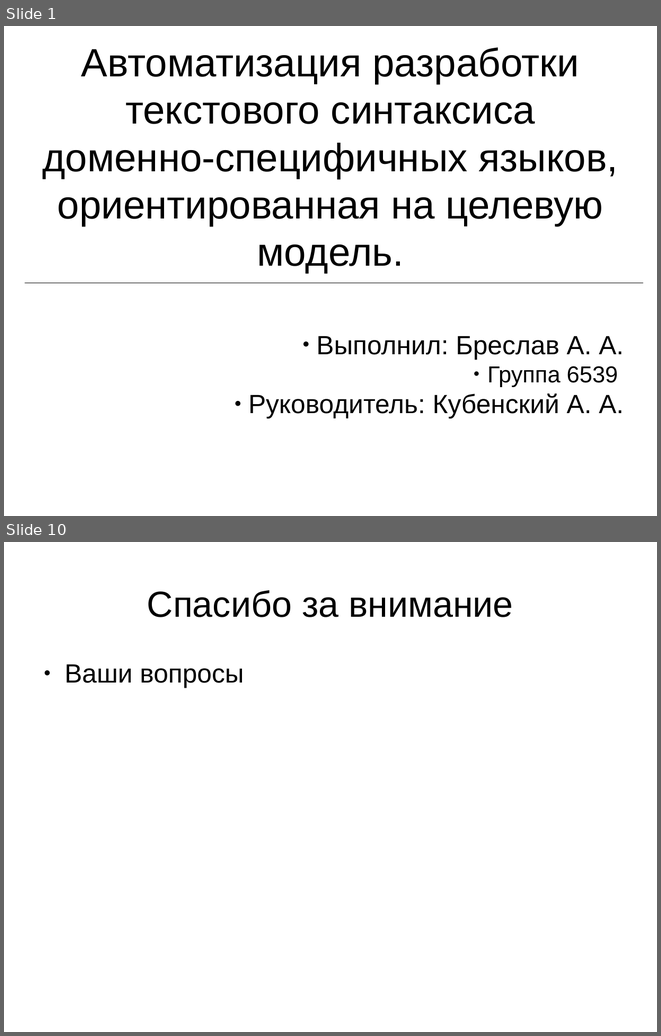
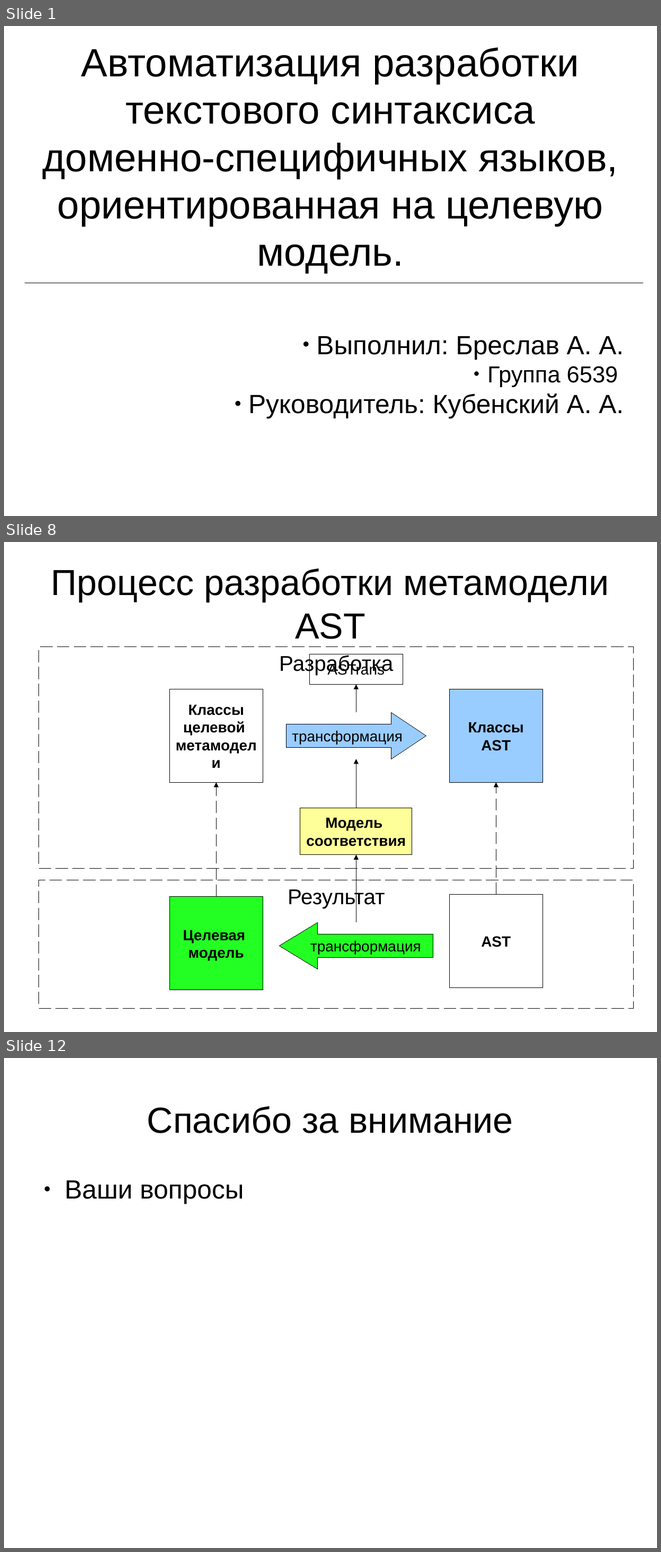
Before and after one commit to abreslav-from-google-code/abreslav, a slide deck: astrans/thesis.rus/Презентация.odp. Shown one above the other, each under a label of ours: slides 1 and 10 before the commit, slides 1, 8 and 12 after it; the slides between them are not shown. The pictures are 661x1036 and 661x1552 pixels, drawn with LibreOffice and Linux fonts; fonts in the diff are those of the drawing. Boxes give left, top, right and bottom in pixels: in the first picture for what was removed or moved away, otherwise in the second. Text is boxed around its words. In the diff, an @@ line names an element or a change of style, - is before the commit and + after.

```diff
--- a/astrans/thesis.rus/Презентация.odp
+++ b/astrans/thesis.rus/Презентация.odp
@@ slide 8 added at (x1=4, y1=542, x2=657, y2=1032), background #FFFFFF @@
@@ title added at (x1=51, y1=568, x2=609, y2=639), 44 pt, text #000000 @@
+Процесс разработки метамодели AST
@@ rectangle added at (x1=39, y1=647, x2=634, y2=868), outline #000000 0 pt, 26 pt, text #000000 @@
+Разработка
@@ rectangle added at (x1=310, y1=654, x2=403, y2=684), outline #000000 0 pt, 18 pt, text #000000 @@
+ASTrans
@@ elbow arrow added from (356, 712) to (356, 684), #000000 0 pt @@
@@ rectangle added at (x1=170, y1=689, x2=263, y2=782), outline #000000 0 pt, 18 pt, text #000000, bold @@
+Классы
+целевой
+метамодели
@@ rectangle added at (x1=450, y1=689, x2=542, y2=782), fill #99CCFF, outline #000000 0 pt, 18 pt, text #000000, bold @@
+Классы
+AST
@@ right arrow added at (x1=286, y1=712, x2=426, y2=759), fill #99CCFF, outline #000000 0 pt, 18 pt, text #000000 @@
+трансформация
@@ elbow arrow added from (356, 808) to (356, 759), #000000 0 pt @@
@@ elbow arrow added from (216, 897) to (216, 783), #000000 0 pt @@
@@ elbow arrow added from (496, 894) to (496, 783), #000000 0 pt @@
@@ rectangle added at (x1=300, y1=808, x2=412, y2=855), fill #FFFF99, outline #000000 0 pt, 18 pt, text #000000, bold @@
+Модель
+соответствия
@@ elbow arrow added from (356, 923) to (356, 855), #000000 0 pt @@
@@ rectangle added at (x1=39, y1=880, x2=634, y2=1009), outline #000000 0 pt, 26 pt, text #000000 @@
+Результат
@@ rectangle added at (x1=170, y1=897, x2=263, y2=989), fill #23FF23, outline #000000 0 pt, 18 pt, text #000000, bold @@
+Целевая
+модель
@@ rectangle added at (x1=450, y1=894, x2=542, y2=987), outline #000000 0 pt, 18 pt, text #000000, bold @@
+AST
@@ left arrow added at (x1=280, y1=923, x2=434, y2=969), fill #23FF23, outline #000000 0 pt, 18 pt, text #000000 @@
+трансформация
@@ what was slide 10 is now slide 12 @@
```
Also in this commit, not shown: 3 slides changed, 6 other slides added, 5 slides removed.
